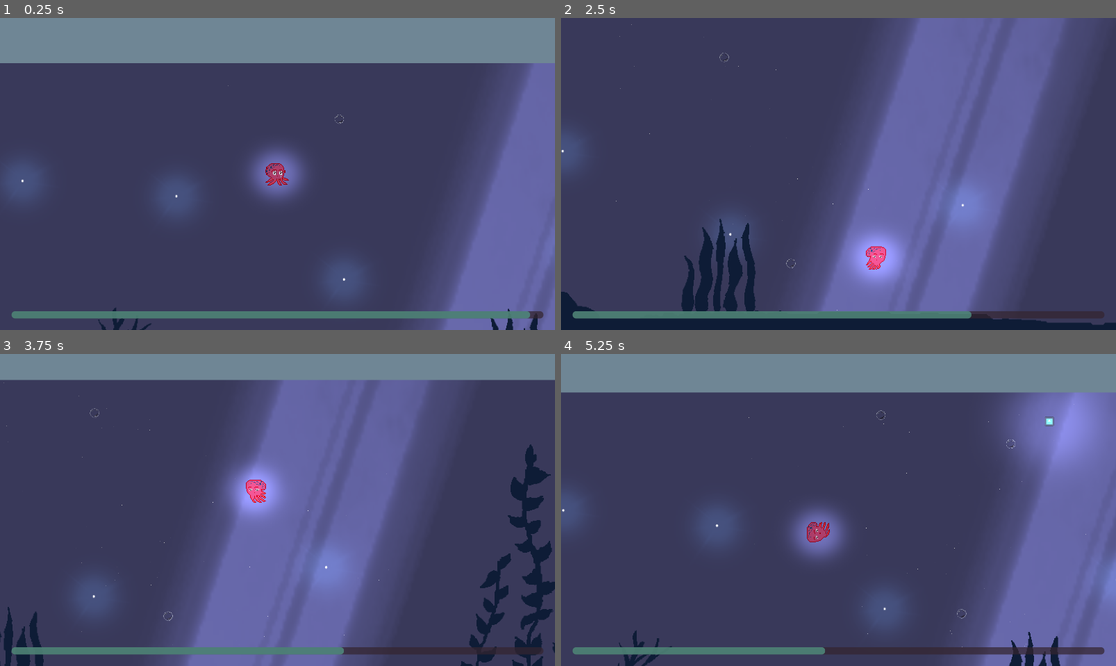
Above: before the commit, frames 1-4 (two rows, left to right).
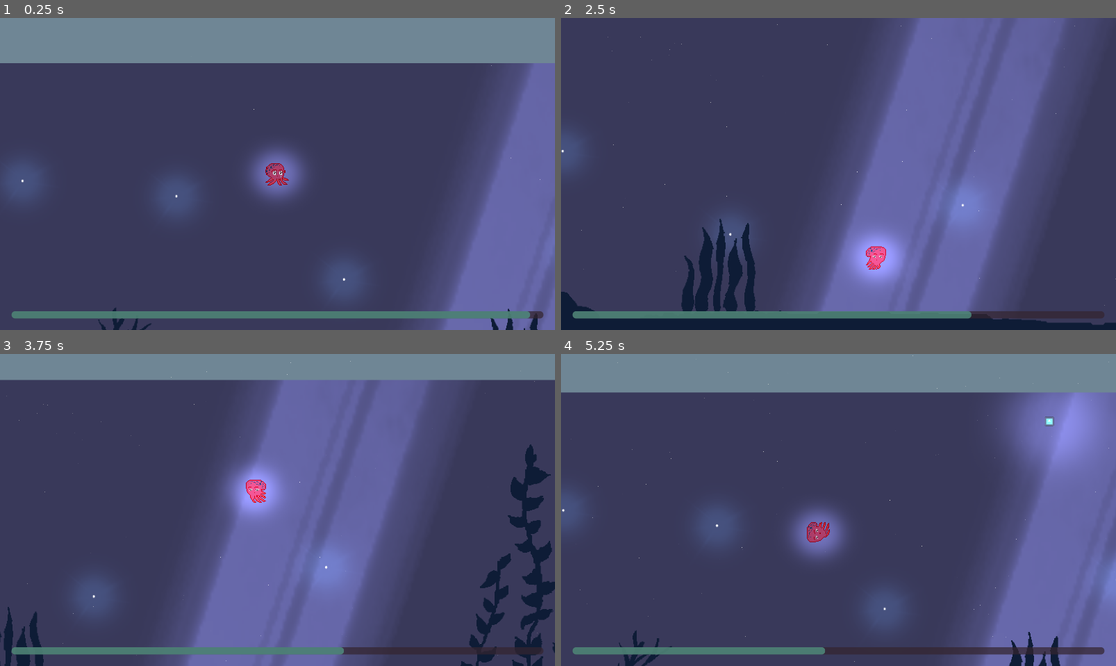
Above: after the commit, the same moments.

Repository: alfroids/tidal-storm
Game: Godot game, scene res://scenes/levels/main.tscn
The game is run twice, just before and just after one commit, with the same random seed, the same clock (stepped at 60 frames per second) and the same inputs. The engine's default icon, where the game draws it, is replaced by a stand-in: a white triangle on a blue panel in a dark square.
Inputs:
- Up to frame 1 (0.25 s): no input
- Up to frame 2 (2.5 s): hold D (move_right) 0.53-1.28 s; tap Space (dash) at 0.6, 1.35, 2.1 s; hold S (move_down) 1.28-2.03 s; hold D (move_right) from 2.03 s (still down)
- Up to frame 3 (3.75 s): release D (move_right) at 2.78 s; hold W (move_up) 2.78-3.53 s; tap Space (dash) at 2.85, 3.6 s; hold A (move_left) from 3.53 s (still down)
- Up to frame 4 (5.25 s): tap Space (dash) at 4.35, 5.1 s; release A (move_left) at 5.03 s; hold S (move_down) from 5.03 s (still down)

The runs differ from the first frame. In frame 1, less than 0.1% of the frame differs, in the area x 41-98%, y 15-52%; in frame 2, less than 0.1%; in frame 3, less than 0.1%; in frame 4, less than 0.1%, in the area x 3-99%, y 0-99%.

Commit message:
Dust particles moved to Main scene

Diff:
--- a/scenes/levels/main.tscn
+++ b/scenes/levels/main.tscn
@@ -49,6 +49,20 @@
 [node name="SpawnLocation2" parent="BoatManager" index="1"]
 position = Vector2(960, 0)
 
+[node name="ParticleManager" type="Node" parent="."]
+
+[node name="DustParticles" type="CPUParticles2D" parent="ParticleManager"]
+amount = 1000
+lifetime = 4.0
+emission_shape = 3
+emission_rect_extents = Vector2(3840, 1000)
+direction = Vector2(1, -1)
+gravity = Vector2(0, 0)
+initial_velocity_min = 15.0
+initial_velocity_max = 25.0
+damping_min = 2.0
+damping_max = 5.0
+
 [node name="MissionManager" parent="." instance=ExtResource("8_gtlp6")]
 spawn_area = Rect2(-1920, 0, 3840, 1080)
 
--- a/scenes/octopus/octopus.tscn
+++ b/scenes/octopus/octopus.tscn
@@ -133,19 +133,8 @@
 scale = Vector2(1.00045, 1.67977)
 texture = ExtResource("7_28um0")
 
-[node name="DustParticles" type="CPUParticles2D" parent="."]
-amount = 100
-lifetime = 4.0
-emission_shape = 3
-emission_rect_extents = Vector2(350, 350)
-direction = Vector2(1, -1)
-gravity = Vector2(0, 0)
-initial_velocity_min = 15.0
-initial_velocity_max = 25.0
-damping_min = 2.0
-damping_max = 5.0
-
 [node name="BubblesParticles" type="CPUParticles2D" parent="."]
+visible = false
 position = Vector2(0, -3)
 amount = 5
 lifetime = 10.0
